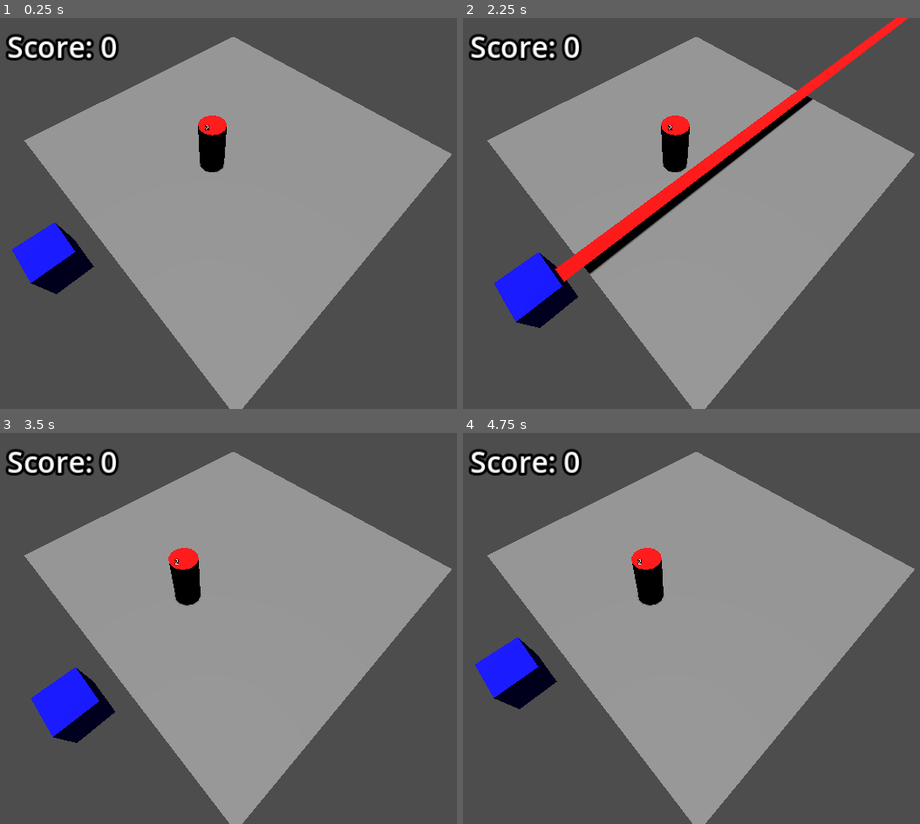
Above: before the commit, frames 1-4 (two rows, left to right).
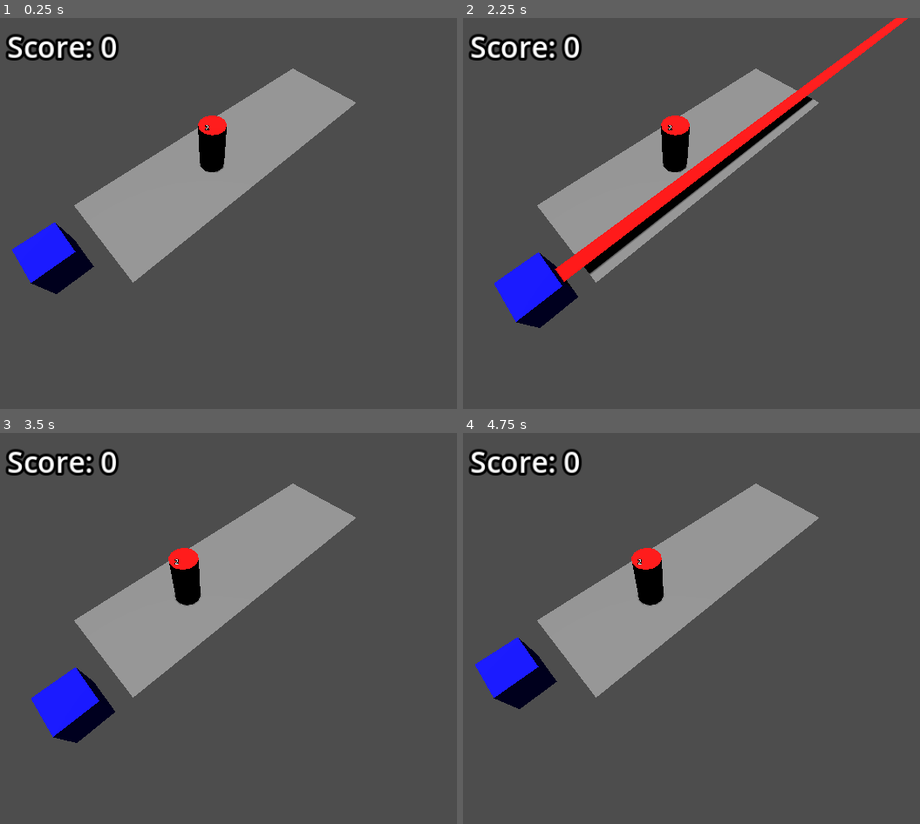
Above: after the commit, the same moments.

Repository: Sacolle/Gamejam
Game: Godot game, scene res://main.tscn
Two runs of this game, one before a commit and one after it. Both use one fixed random seed, a clock stepped at 60 frames per second and the inputs below.
Inputs (mouse positions are in pixels of both pictures, inside the frame that each line leads up to):
- Up to frame 1 (0.25 s): no input
- Up to frame 2 (2.25 s): tap Enter at 0.5, 2 s; move the mouse to (824, 193) at 0.52 s; hold D (right) 0.53-1.28 s; hold Space (scan) 0.53-1.28 s; click (824, 193) at 0.67 s; move the mouse to (531, 233) at 1.27 s; hold A (left) 1.28-2.03 s; tap Space (scan) at 1.35 s; move the mouse to (741, 127) at 2.02 s; hold D (right) from 2.03 s (still down); hold Space (scan) from 2.03 s (still down)
- Up to frame 3 (3.5 s): keep holding D (right); move the mouse to (173, 706) at 2.77 s; release Space (scan) at 2.78 s; tap Space (scan) at 2.85 s; click (173, 706) at 2.92 s
- Up to frame 4 (4.75 s): tap Enter at 3.5 s; move the mouse to (883, 687) at 3.52 s; release D (right) at 3.53 s; hold Space (scan) 3.53-4.28 s; hold A (left) from 3.53 s (still down); move the mouse to (463, 569) at 4.27 s; tap Space (scan) at 4.35 s

The runs differ from the first frame. In frame 1, 33% of the frame differs, in the area x 5-99%, y 4-100%; in frame 2, 33%; in frame 3, 33%; in frame 4, 33%.

Commit message:
modificações

Diff:
--- a/item.gd
+++ b/item.gd
@@ -13,7 +13,6 @@
 
 @onready
 var label = $TimeScanned
-
 
 # Called when the node enters the scene tree for the first time.
 func _ready():
--- a/main.tscn
+++ b/main.tscn
@@ -4,7 +4,7 @@
 [ext_resource type="PackedScene" uid="uid://b6pnse6exakcf" path="res://scanner.tscn" id="2_ttui5"]
 
 [sub_resource type="QuadMesh" id="QuadMesh_o2jq0"]
-size = Vector2(10, 10)
+size = Vector2(3, 10)
 orientation = 1
 
 [node name="main" type="Node3D"]
